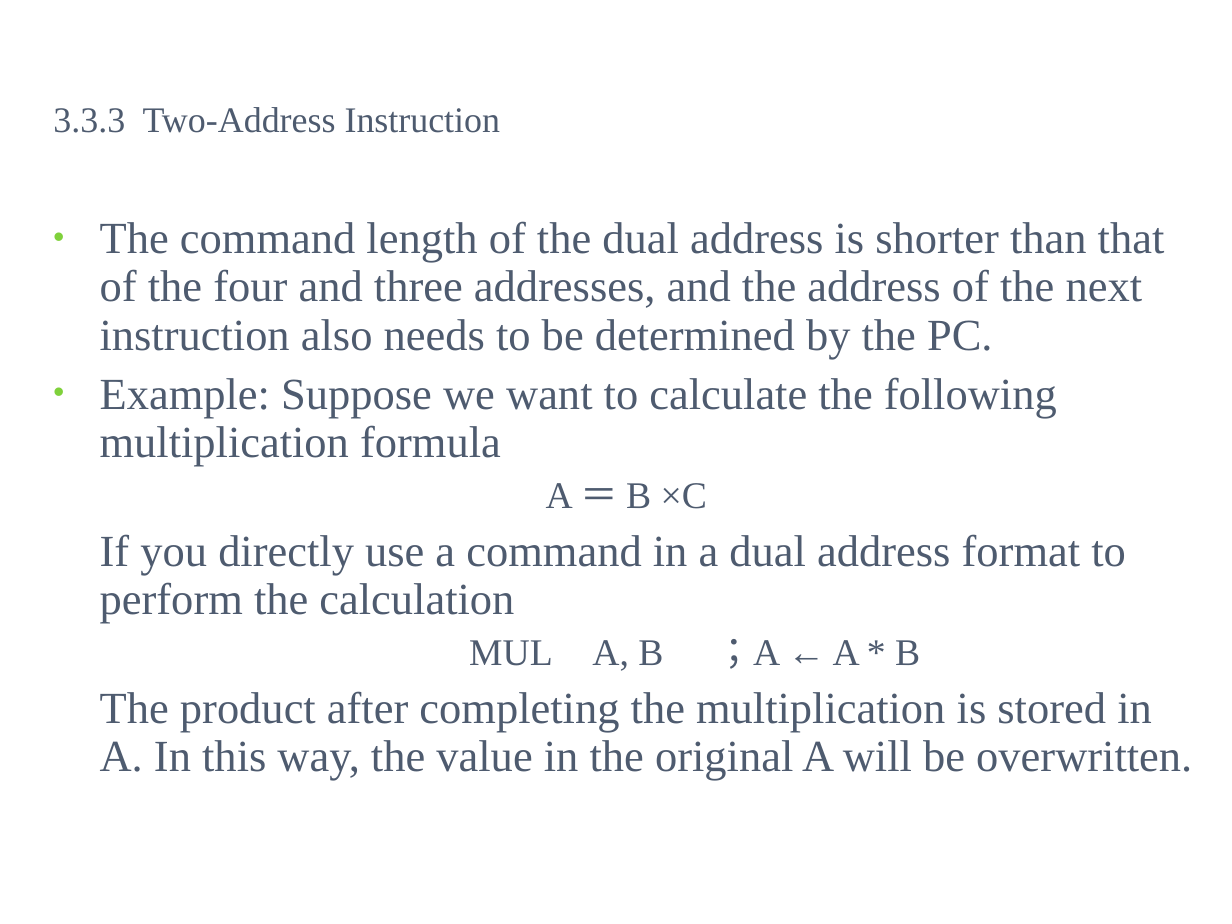
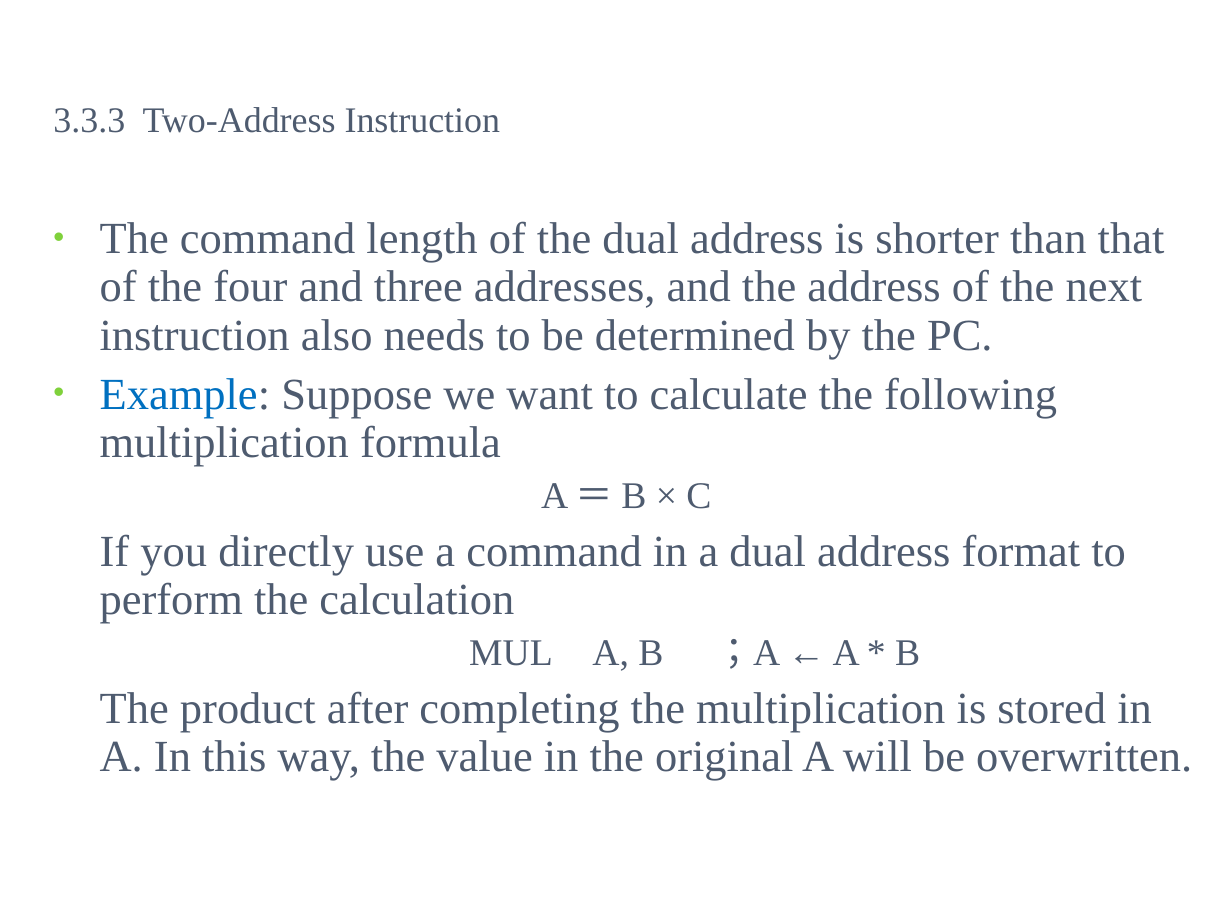
Before and after one commit to kevincdj3269-hash/CLASS-Comptuer-Architecture-, a slide deck: slide 41 of Course/ch03.ppt. Drawn at 1232x924 pixels with LibreOffice and Linux fonts; fonts in the diff are those of the drawing; background and template pictures are left out. Boxes give left, top, right and bottom in pixels: in the first picture for what was removed or moved away, otherwise in the second. Text is boxed around its words. In the diff, an @@ line names an element or a change of style, - is before the commit and + after.

```diff
--- a/Course/ch03.ppt
+++ b/Course/ch03.ppt
@@ text at (100, 377, 1057, 466): text colour #4E5B6F to #0070C0 in "Example:" @@
@@ text at (541, 483, 711, 509): spaces changed @@
-A ＝ B ×C
+A ＝ B × C
```
Also in this commit, not shown: 41 other slides changed.
